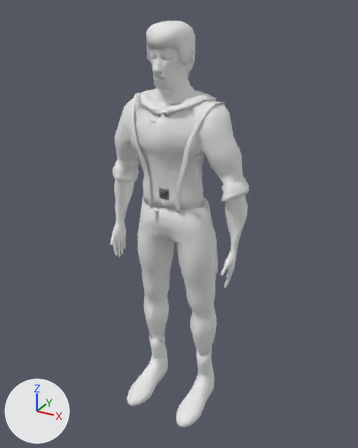
Two versions of the FBX model FantasmasMamoré_Main/Assets/MDL_Chicao.fbx, one commit apart.
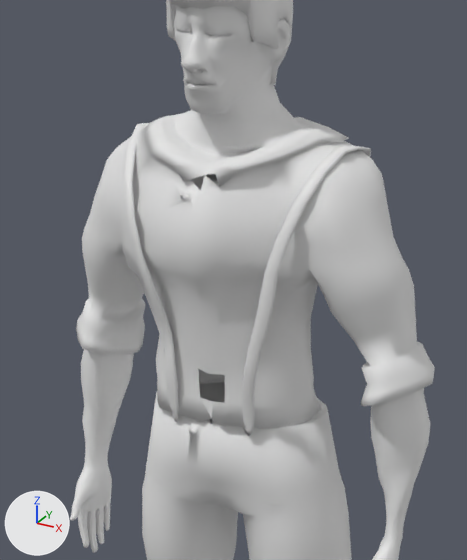
Each version appears first whole from a 50 mm camera at (0.1393, -0.253, 0.2657) aimed at (-0.0019, 0.0036, 0.1374), and next in a close-up on the part from 23% to 73% of the width and 10% to 58% of the height. The axes (+X, +Y, +Z) are drawn at lower left. The lights are the same throughout. Where no turn or scale is listed for an object, it has been applied to the vertices.

Script lines for the objects in view, before the commit:
```python
me_chico_v4_carinha4 = bpy.data.meshes.new('chico_v4:carinha4')
me_chico_v4_carinha4.from_pydata(...)  # 4712 vertices, 4622 faces; spans x -0.053..0.044, y -0.028..0.023, z 0.0..0.258
me_chico_v4_carinha4.materials.append(mat_chico_v4_defaultmat_001)  # white #e7e7e7
me_chico_v4_pcube1 = bpy.data.meshes.new('chico_v4:pCube1')
me_chico_v4_pcube1.from_pydata(...)  # 186 vertices, 184 faces; spans x -0.0293..-0.0043, y -0.0183..0.0236, z 0.1463..0.2183
me_chico_v4_pcube1.materials.append(mat_chico_v4_defaultmat_003)  # white #e7e7e7
me_chico_v4_pcube2 = bpy.data.meshes.new('chico_v4:pCube2')
me_chico_v4_pcube2.from_pydata(...)  # 169 vertices, 164 faces; spans x -0.0076..0.023, y -0.0153..0.0237, z 0.1523..0.2166
me_chico_v4_pcube2.materials.append(mat_chico_v4_defaultmat_004)  # white #e7e7e7
ob_chico_v4_carinha4 = bpy.data.objects.new('chico_v4:carinha4', me_chico_v4_carinha4)
ob_chico_v4_carinha4.location = (0.0, 0.0, 0.0)
ob_chico_v4_pcube1 = bpy.data.objects.new('chico_v4:pCube1', me_chico_v4_pcube1)
ob_chico_v4_pcube1.location = (0.0, 0.0, 0.0)
ob_chico_v4_pcube2 = bpy.data.objects.new('chico_v4:pCube2', me_chico_v4_pcube2)
ob_chico_v4_pcube2.location = (0.0, 0.0, 0.0)
```
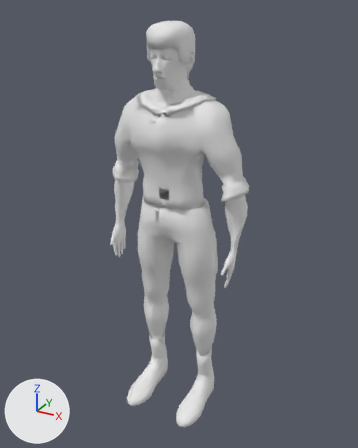
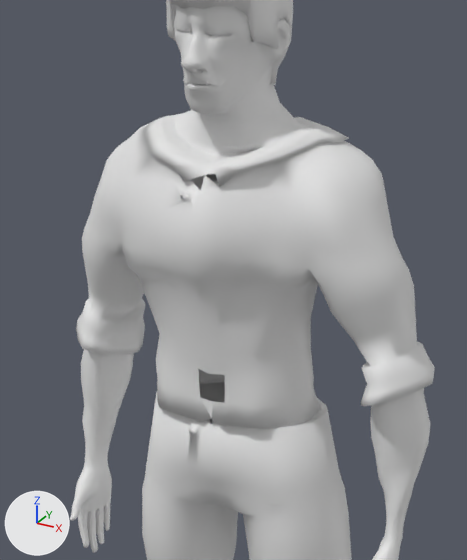
The change in detail:
Object 'chico_v4:pCube2' (ob_chico_v4_pcube2) is deleted.
Object 'chico_v4:pCube1' (ob_chico_v4_pcube1) is deleted.

Boxes [x1, y1, x2, y2] around the edits, measured in the close-ups (467 x 560 px):
'chico_v4:pCube2', deleted
    before: [242, 145, 371, 436]
'chico_v4:pCube1', deleted
    before: [123, 123, 179, 422]
